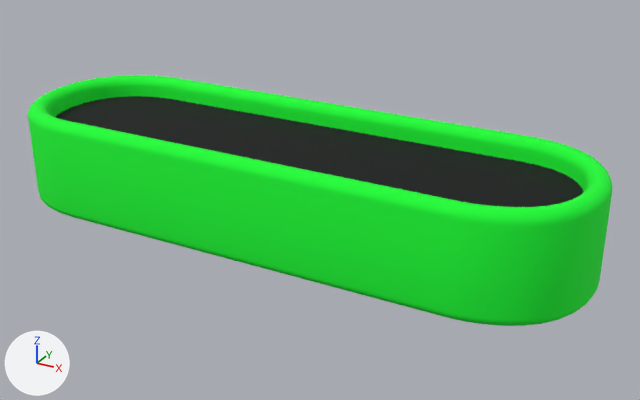
The COLLADA model Breakout/3DAssets/Paddle/8/Paddle-8.dae, before and after one commit.
Rendered twice from a camera (50 mm lens) standing at (0.201, -0.336, 0.16) and looking at (0.014, 0.003, -0.009). The axes (+X, +Y, +Z) are drawn at lower left. The lights are the same throughout.

Objects in the first picture: 'Paddle'.
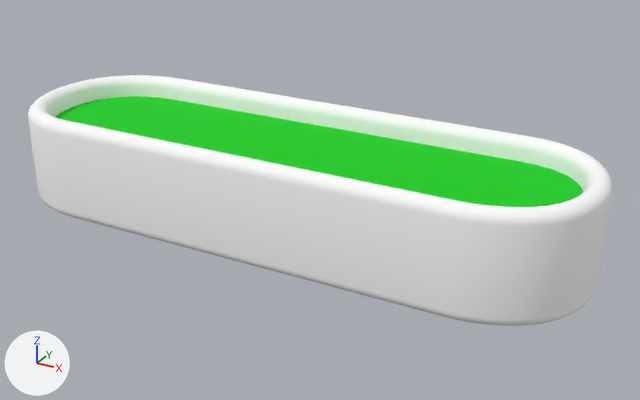
The newer file is also rescaled (x1.037) as a whole; pictures and numbers use the older file's frame.

Where the change shows, as pixel boxes [x1, y1, x2, y2] in the pictures (640 x 400 px):
```json
{"part": 1, "of": "me_paddle", "change": "recoloured", "before": [28, 75, 612, 326], "after": [28, 75, 612, 326], "on screen": "green to white"}
{"part": 2, "of": "me_paddle", "change": "recoloured", "before": [56, 96, 584, 207], "after": [56, 96, 584, 207], "on screen": "black to green"}
```

Scene script edits in JSON lines:
```json
{"op": "add", "block": "mat_particle_2", "code": ["mat_particle_2 = principled_material('Particle-2')", "mat_particle_2.base_color = (1.0, 1.0, 1.0)  # white #ffffff", "mat_particle_2.roughness = 0.9"]}
{"op": "add", "block": "mat_particle_2core", "code": ["mat_particle_2core = principled_material('Particle-2Core')", "mat_particle_2core.base_color = (0.000434, 0.629, 0.00672)  # green #01d013", "mat_particle_2core.roughness = 0.9"]}
{"block": "me_paddle", "where": "me_paddle.from_pydata(...)  # 1700 vertices, 3396 faces; spans x -0.146..0.146, y -0.047..0.047, z -0.025..0.025"}
{"block": "me_paddle", "where": "# used by ob_paddle; location = (0.0, 0.0, 0.0)"}
{"block": "me_paddle", "change": "me_paddle part 1: all 2200 faces that had it switch from mat_particle_8 (green #11fd33) to mat_particle_2 (white #ffffff)"}
{"block": "me_paddle", "change": "me_paddle part 2: all 1196 faces that had it switch from mat_particle_8core (black #000104) to mat_particle_2core (green #01d013)"}
```
